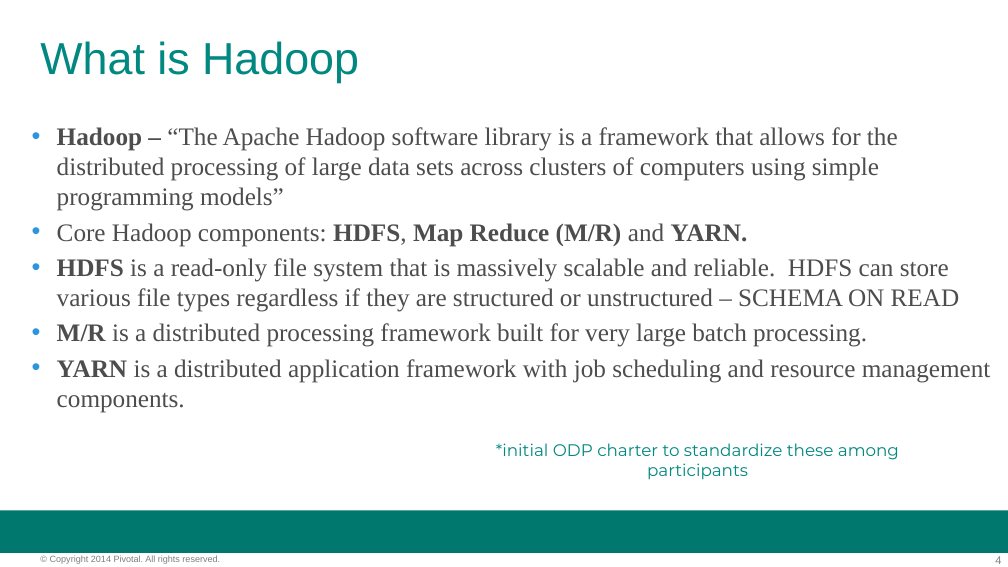
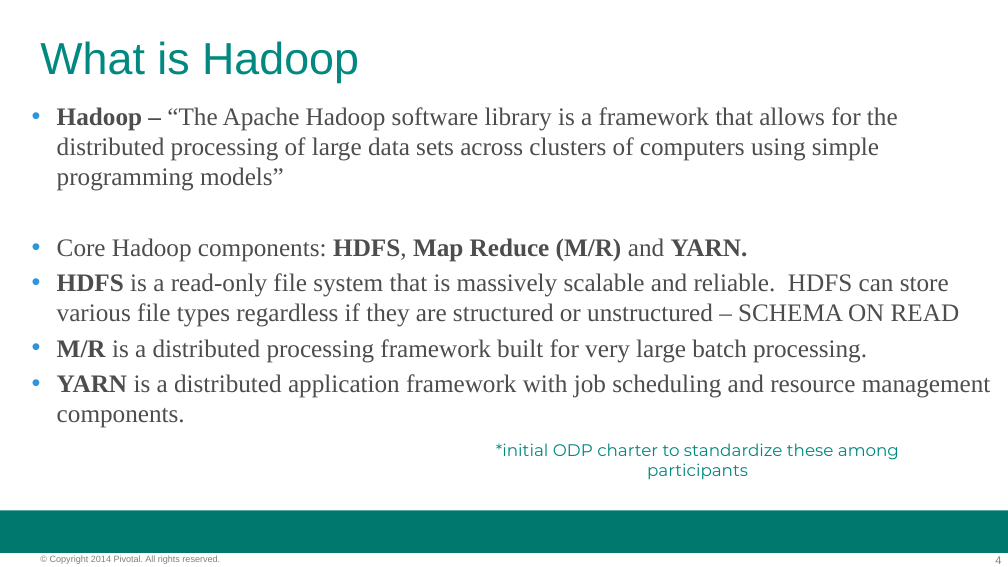
Before and after one commit to vmware-archive/BigDataRoadshow-labs, a slide deck: slide 4 of decks/02_phd_hawq_presentation.pptx. Drawn at 1008x567 pixels with LibreOffice and Linux fonts; fonts in the diff are those of the drawing; background and template pictures are left out. Boxes give left, top, right and bottom in pixels: in the first picture for what was removed or moved away, otherwise in the second. Text is boxed around its words. In the diff, an @@ line names an element or a change of style, - is before the commit and + after.

```diff
--- a/decks/02_phd_hawq_presentation.pptx
+++ b/decks/02_phd_hawq_presentation.pptx
@@ text "Hadoop – “The Apache Hadoop ..." rewrapped from (57,127,991,413) to (57,107,991,428) @@
```
Also in this commit, not shown: 1 other slide changed.
